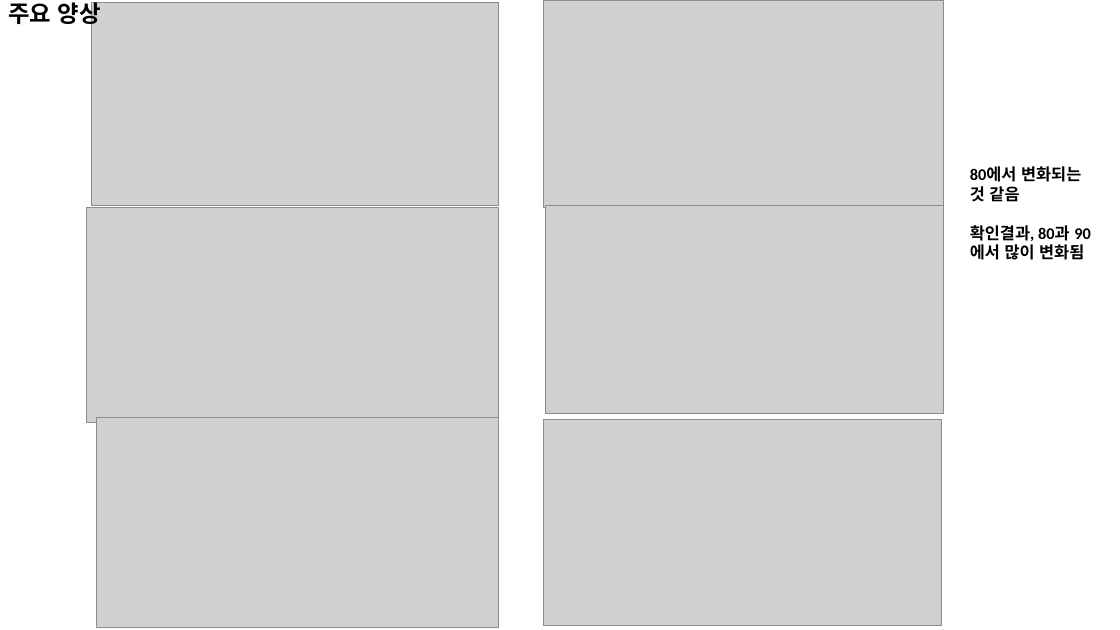
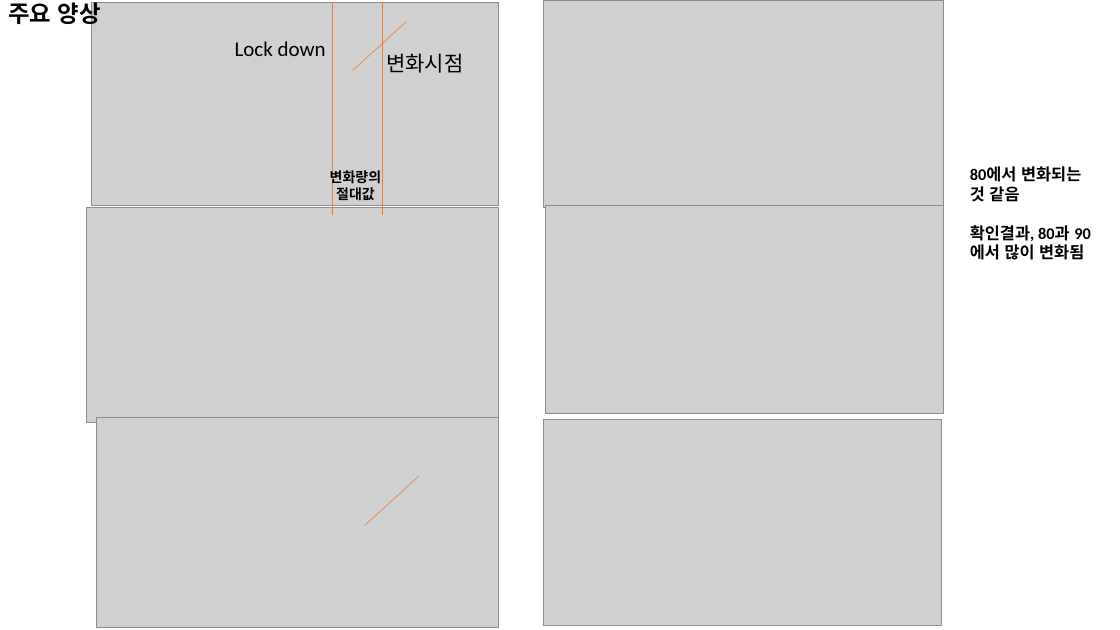
Before and after one commit to pcyoung75/GlobalForecasting, a slide deck: slide 4 of doc/Paper Images.pptx. Drawn at 1120x630 pixels with LibreOffice and Linux fonts; fonts in the diff are those of the drawing; grey boxes stand for pictures. Boxes give left, top, right and bottom in pixels: in the first picture for what was removed or moved away, otherwise in the second. Text is boxed around its words. In the diff, an @@ line names an element or a change of style, - is before the commit and + after.

```diff
--- a/doc/Paper Images.pptx
+++ b/doc/Paper Images.pptx
@@ line added from (333, 3) to (333, 215), #ED7D31 0.5 pt @@
@@ line added from (353, 71) to (407, 22), #ED7D31 0.5 pt @@
@@ line added from (382, 3) to (382, 215), #ED7D31 0.5 pt @@
@@ text added at bbox=[235, 41, 326, 56], 18 pt, text #000000 @@
+Lock down
@@ text added at bbox=[386, 53, 463, 73], 18 pt, text #000000 @@
+변화시점
@@ text added at bbox=[330, 168, 381, 200], 12 pt, text #000000, bold @@
+변화량의
+절대값
@@ line added from (365, 525) to (419, 476), #ED7D31 0.5 pt @@
```
Also in this commit, not shown: 3 other slides changed, 20 slides added, 12 slides removed, 44 other files.
